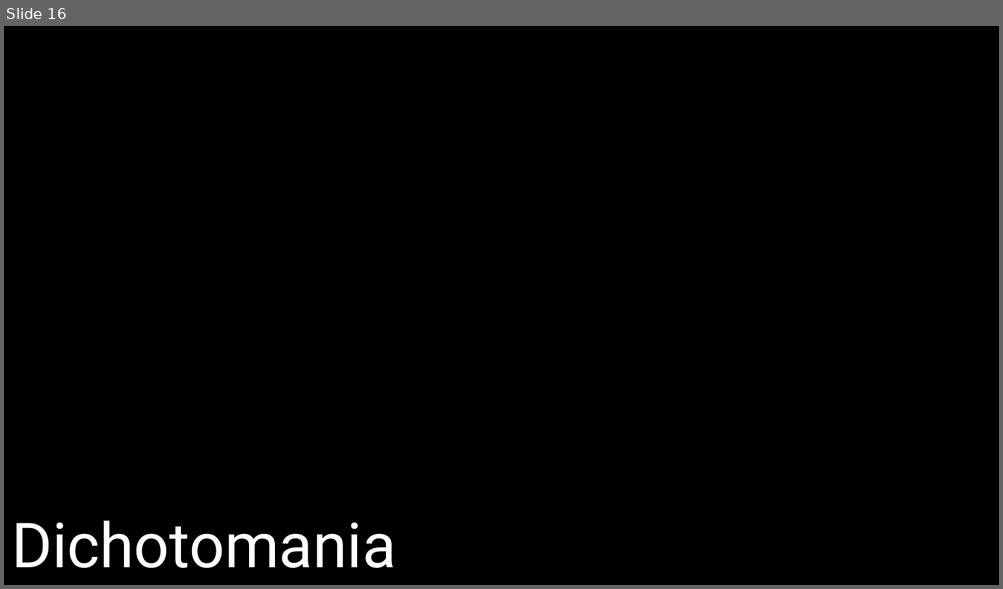
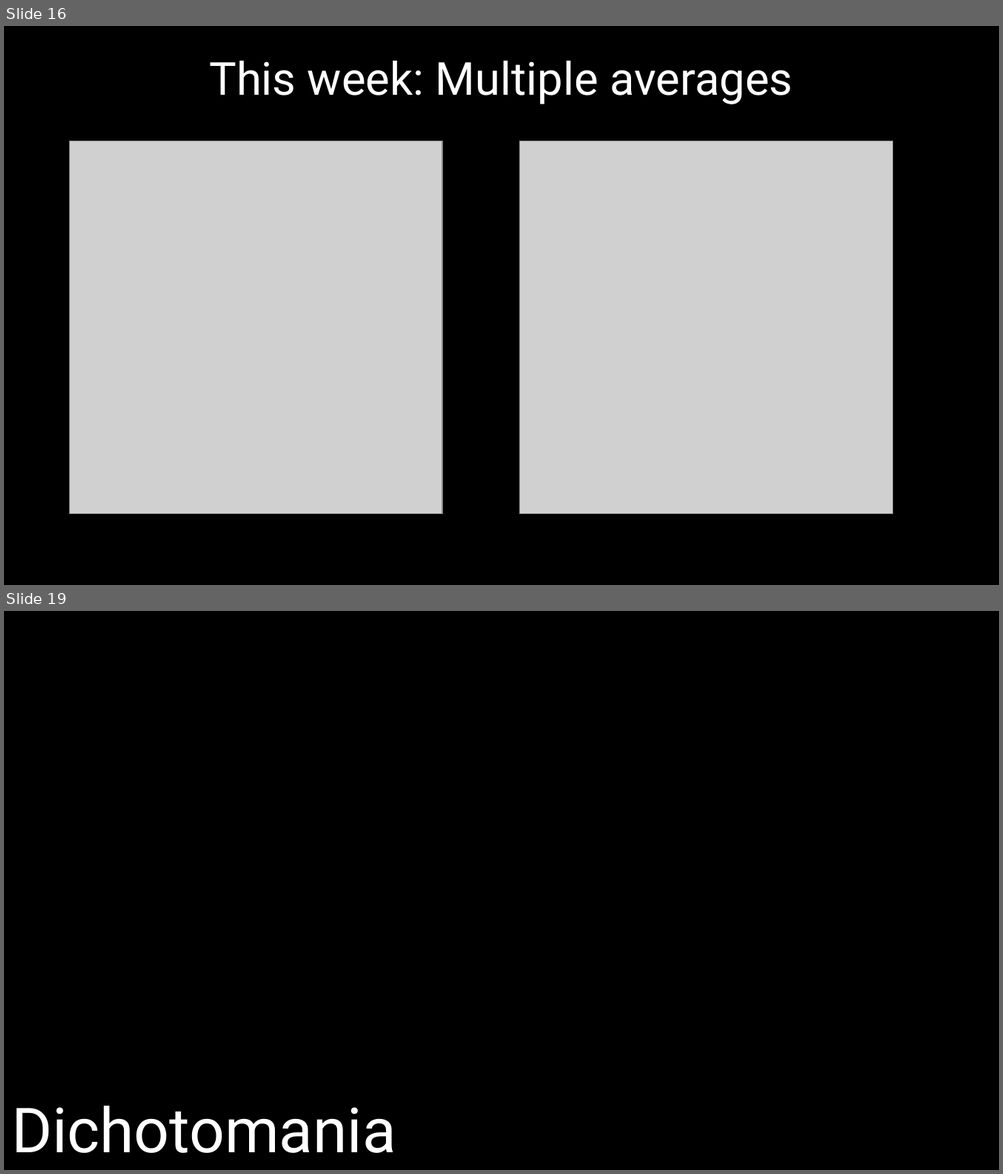
Before and after one commit to DeonRoos/006-BI3010, a slide deck: Lecture 7 - Cat LM/slides/LM with cat.pptx. Shown one above the other, each under a label of ours: slide 16 before the commit, slides 16 and 19 after it; the slides between them are not shown. The pictures are 1003x589 and 1003x1174 pixels, drawn with LibreOffice and Linux fonts; fonts in the diff are those of the drawing; grey boxes stand for pictures. Boxes give left, top, right and bottom in pixels: in the first picture for what was removed or moved away, otherwise in the second. Text is boxed around its words. In the diff, an @@ line names an element or a change of style, - is before the commit and + after.

```diff
--- a/Lecture 7 - Cat LM/slides/LM with cat.pptx
+++ b/Lecture 7 - Cat LM/slides/LM with cat.pptx
@@ slide 16 added at bbox=[4, 26, 999, 585], background #000000 @@
@@ title added at bbox=[209, 60, 792, 104], 44 pt, text #FFFFFF @@
+This week: Multiple averages
@@ picture added at bbox=[69, 141, 442, 514] @@
@@ picture added at bbox=[520, 141, 893, 514] @@
@@ what was slide 16 is now slide 19 @@
```
Also in this commit, not shown: 4 slides changed, 6 other slides added, 4 slides removed, 9 other files.
